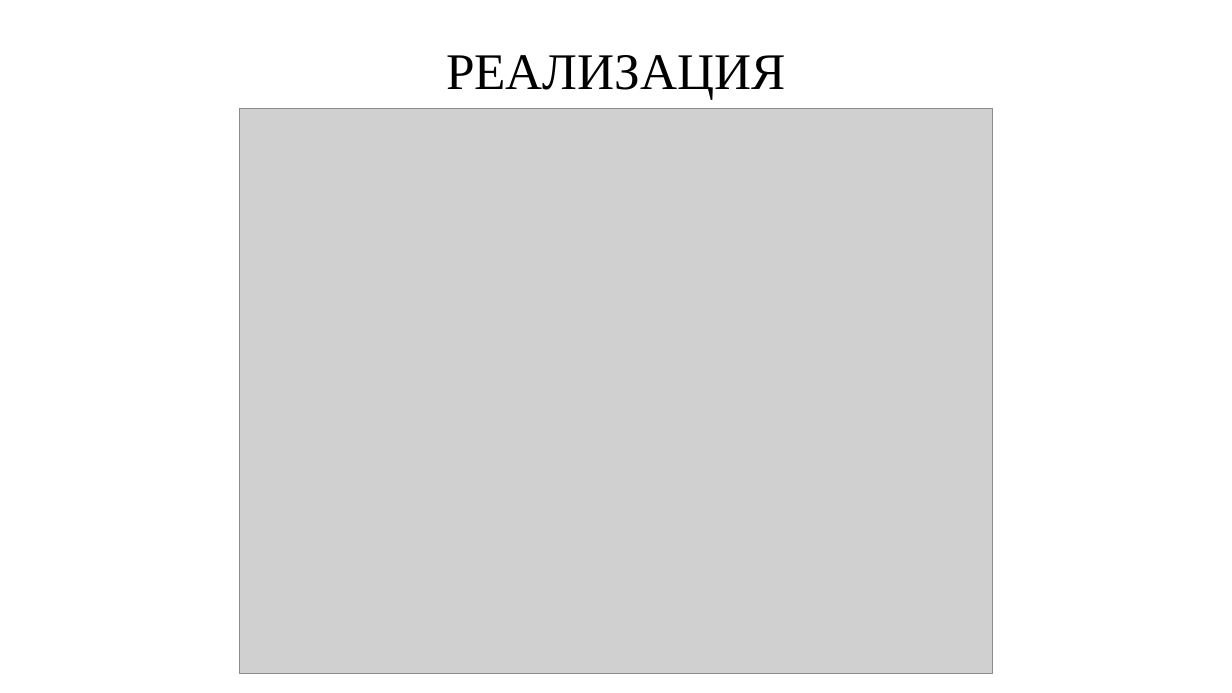
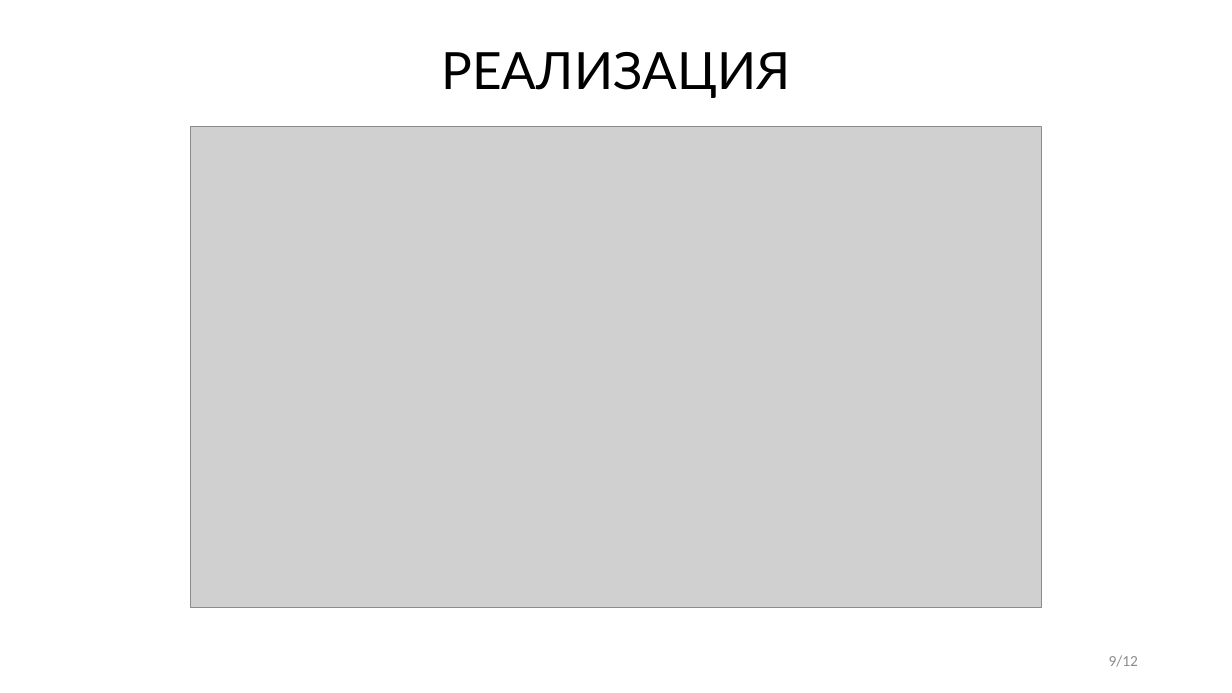
Before and after one commit to molo4kaPlus/particle_benchmark, a slide deck: slide 9 of docs/КузьминГО_курсовая.pptx (slide 7 before the commit). Drawn at 1232x693 pixels with LibreOffice and Linux fonts; fonts in the diff are those of the drawing; grey boxes stand for pictures. Boxes give left, top, right and bottom in pixels: in the first picture for what was removed or moved away, otherwise in the second. Text is boxed around its words. In the diff, an @@ line names an element or a change of style, - is before the commit and + after.

```diff
--- a/docs/КузьминГО_курсовая.pptx
+++ b/docs/КузьминГО_курсовая.pptx
@@ title "РЕАЛИЗАЦИЯ" at [441,52,790,98]: font Times New Roman to Lato @@
@@ picture: place and size @@
-picture at [240,109,993,674]
+picture at [191,127,1042,607]
@@ page number added at [1109,655,1138,667], 12 pt, text #8C8C8C @@
+9/12
```
Also in this commit, not shown: 9 other slides changed, 2 slides added, 2 other files.
